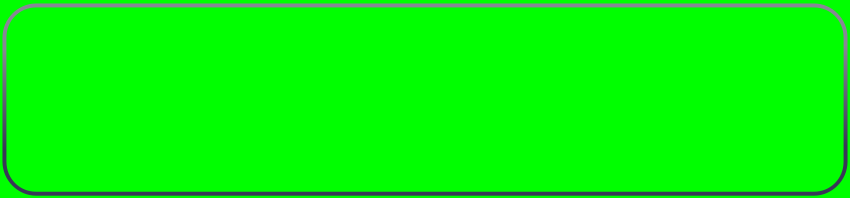
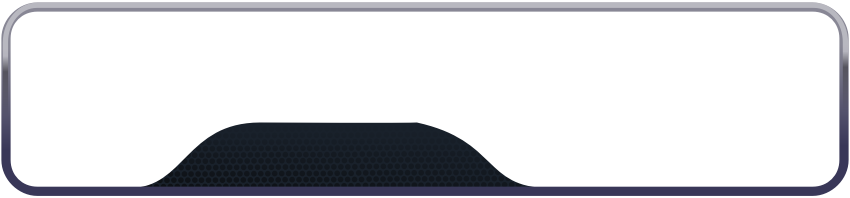
The second (850, 198) image is a revision of the first. Changes to its layers:
pixels changed over [0, 0, 850, 198] (layer not identified)
